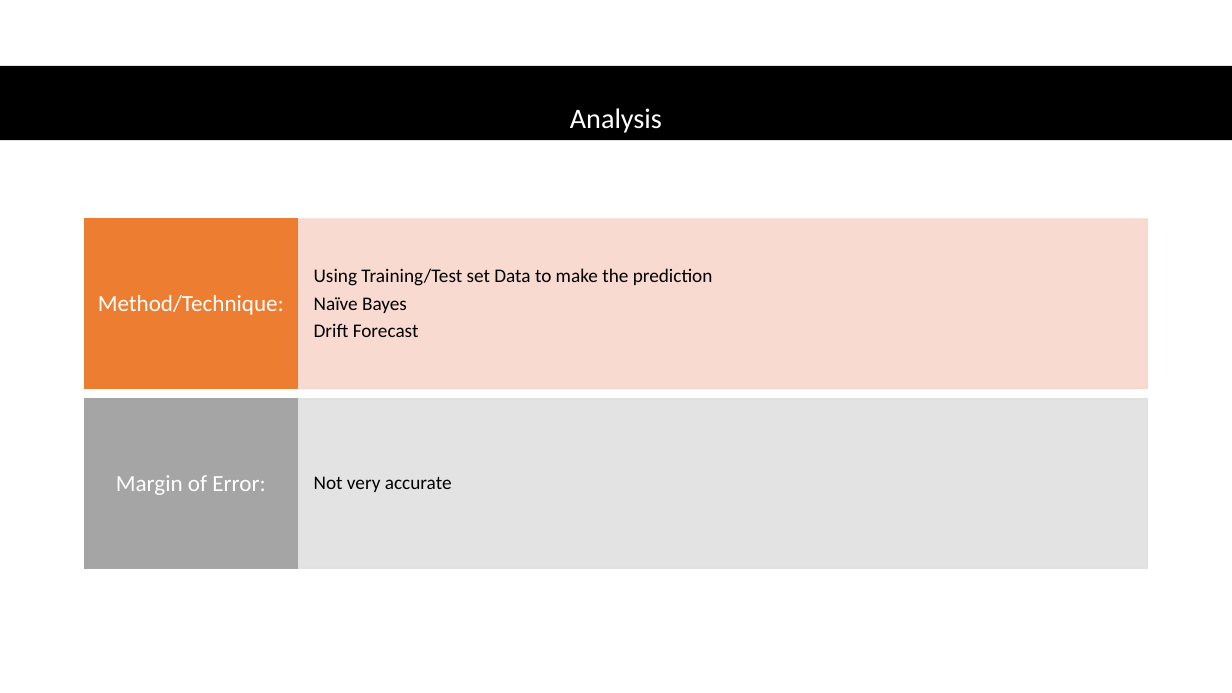
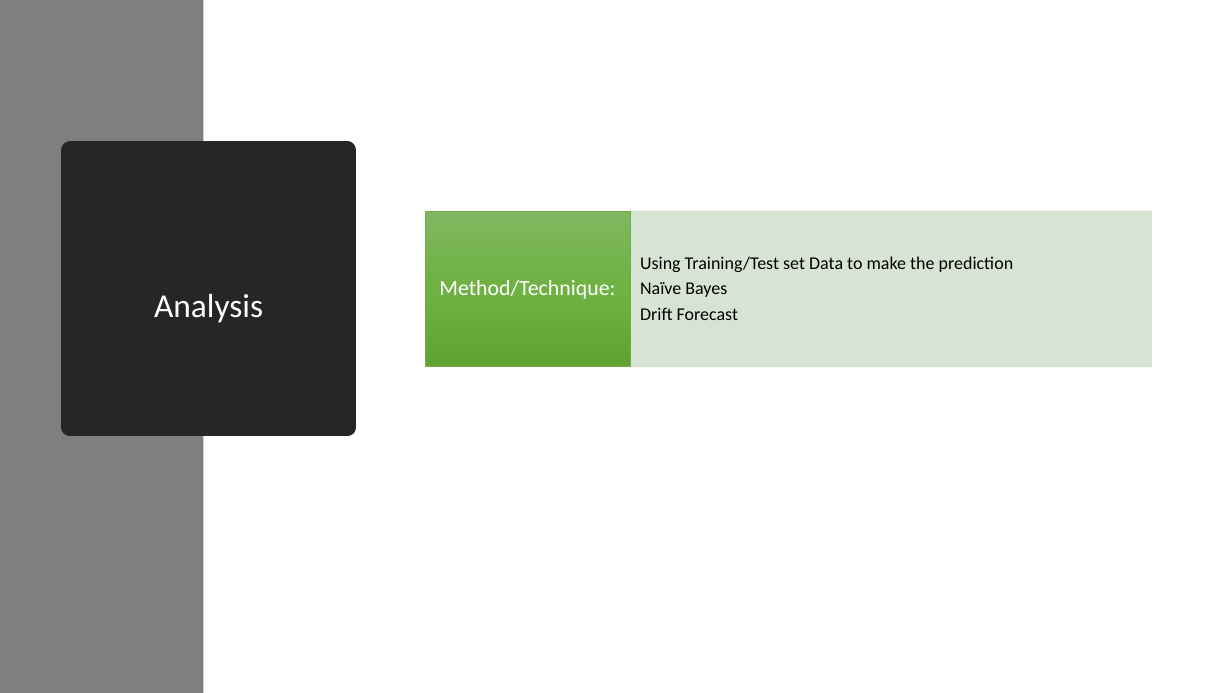
Before and after one commit to ab116893/it630_final_project, a slide deck: slide 6 of NBA Stat Anaylsis.pptx. Drawn at 1232x693 pixels with LibreOffice and Linux fonts; fonts in the diff are those of the drawing. Boxes give left, top, right and bottom in pixels: in the first picture for what was removed or moved away, otherwise in the second. Text is boxed around its words. In the diff, an @@ line names an element or a change of style, - is before the commit and + after.

```diff
--- a/NBA Stat Anaylsis.pptx
+++ b/NBA Stat Anaylsis.pptx
@@ rectangle added at (0, 0, 203, 693), fill #7F7F7F @@
@@ rectangle removed at (0, 66, 1232, 140) @@
@@ title "Analysis": place and size @@
-title "Analysis" at (570, 108, 662, 133)
+title "Analysis" at (70, 151, 348, 428)
@@ title "Analysis" at (70, 151, 348, 428): size 22 to 26 pt; fill none to #262626; outline none to #262626 13.75 pt @@
@@ text "Method/Technique:": place and size @@
-text "Method/Technique:" at (98, 295, 284, 315)
+text "Method/Technique:" at (439, 280, 615, 299)
@@ text "Method/Technique:" at (439, 280, 615, 299): size 18 to 17 pt @@
@@ rectangle added at (425, 211, 630, 367), fill gradient #81B861 to #6FB242 to #62A336, outline #70AD47 0.5 pt @@
@@ text "Using Training/Test set Data to ...": place and size @@
-text "Using Training/Test set Data to ..." at (314, 268, 713, 337)
+text "Using Training/Test set Data to ..." at (640, 256, 1014, 320)
@@ text "Using Training/Test set Data to ..." at (640, 256, 1014, 320): size 15 to 14 pt @@
@@ rectangle added at (630, 211, 1152, 367), fill #D5E3CF at 90% opacity, outline #D5E3CF 0.5 pt @@
@@ group removed at (85, 219, 1148, 569): 4 rectangles, 2 texts @@
-Not very accurate
-Margin of Error:
```
Also in this commit, not shown: 3 other slides changed, 3 slides added, 1 slide removed, 1 other file.
